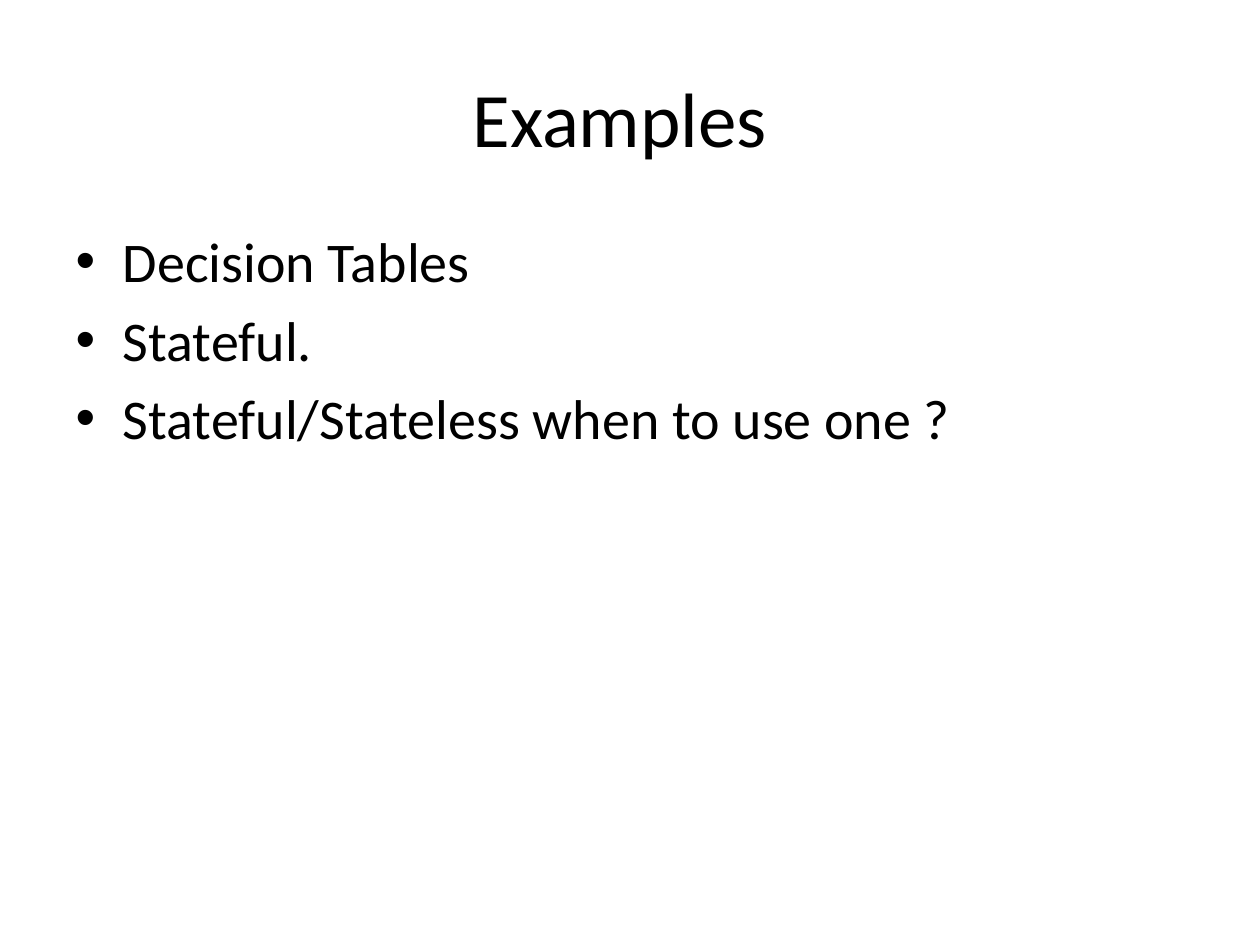
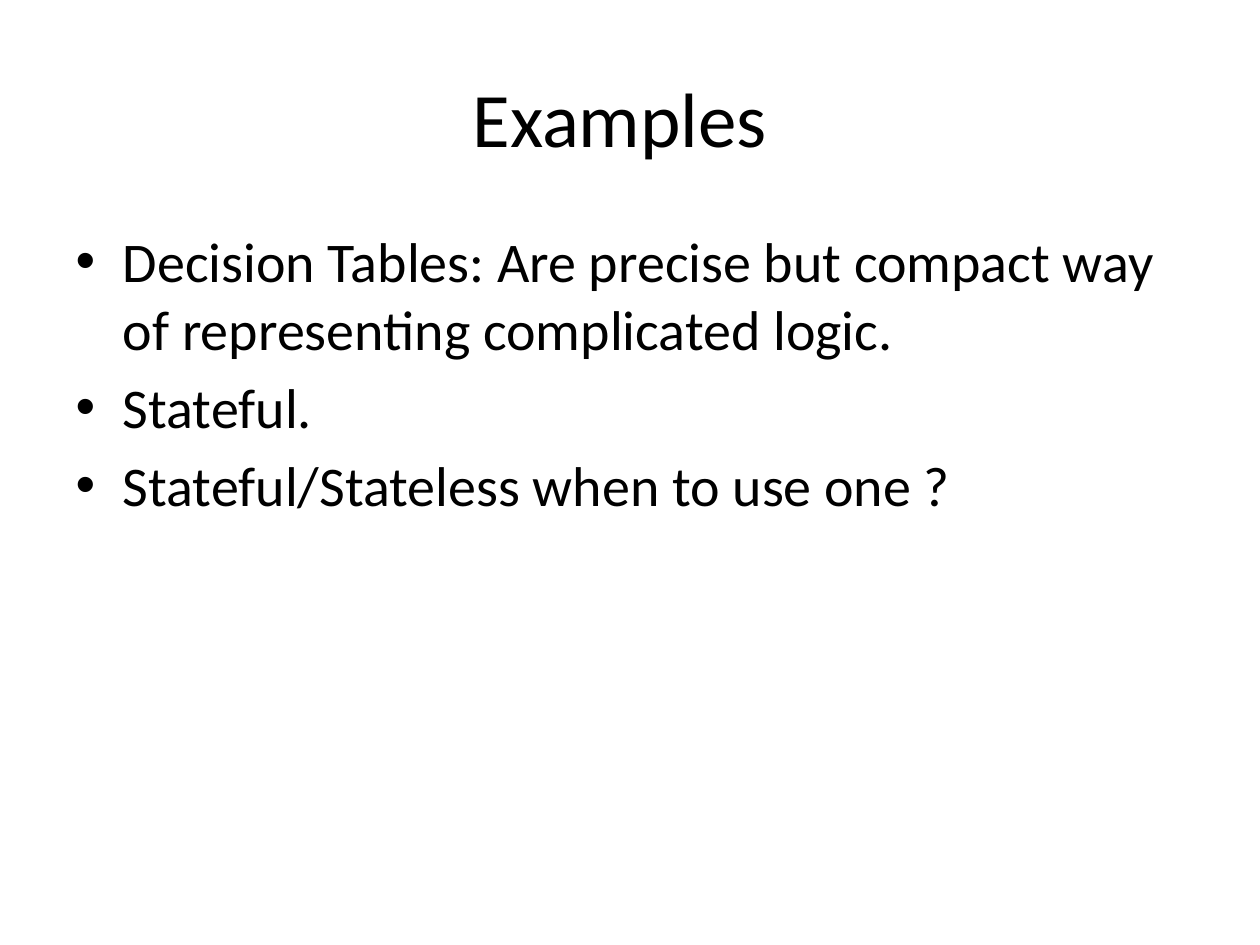
Before and after one commit to devender/drools-ppt, a slide deck: slide 4 of rules.pptx. Drawn at 1260x945 pixels with LibreOffice and Linux fonts; fonts in the diff are those of the drawing. Boxes give left, top, right and bottom in pixels: in the first picture for what was removed or moved away, otherwise in the second. Text is boxed around its words. In the diff, an @@ line names an element or a change of style, - is before the commit and + after.

```diff
--- a/rules.pptx
+++ b/rules.pptx
@@ text at (123, 243, 1154, 360): text changed @@
-• Decision Tables
+• Decision Tables: Are precise but compact way of representing complicated logic.
```
Also in this commit, not shown: 1 other slide changed, 1 other file.
